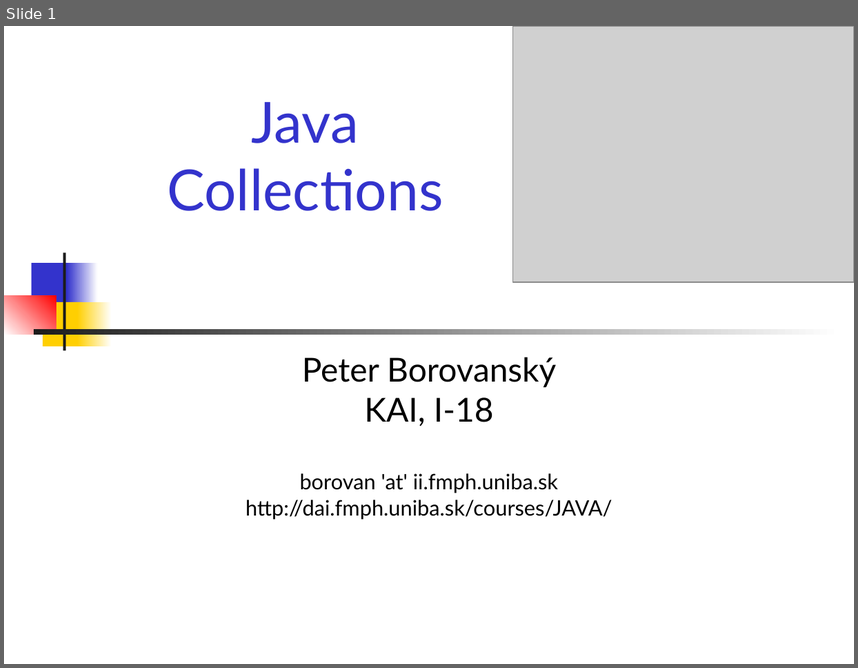
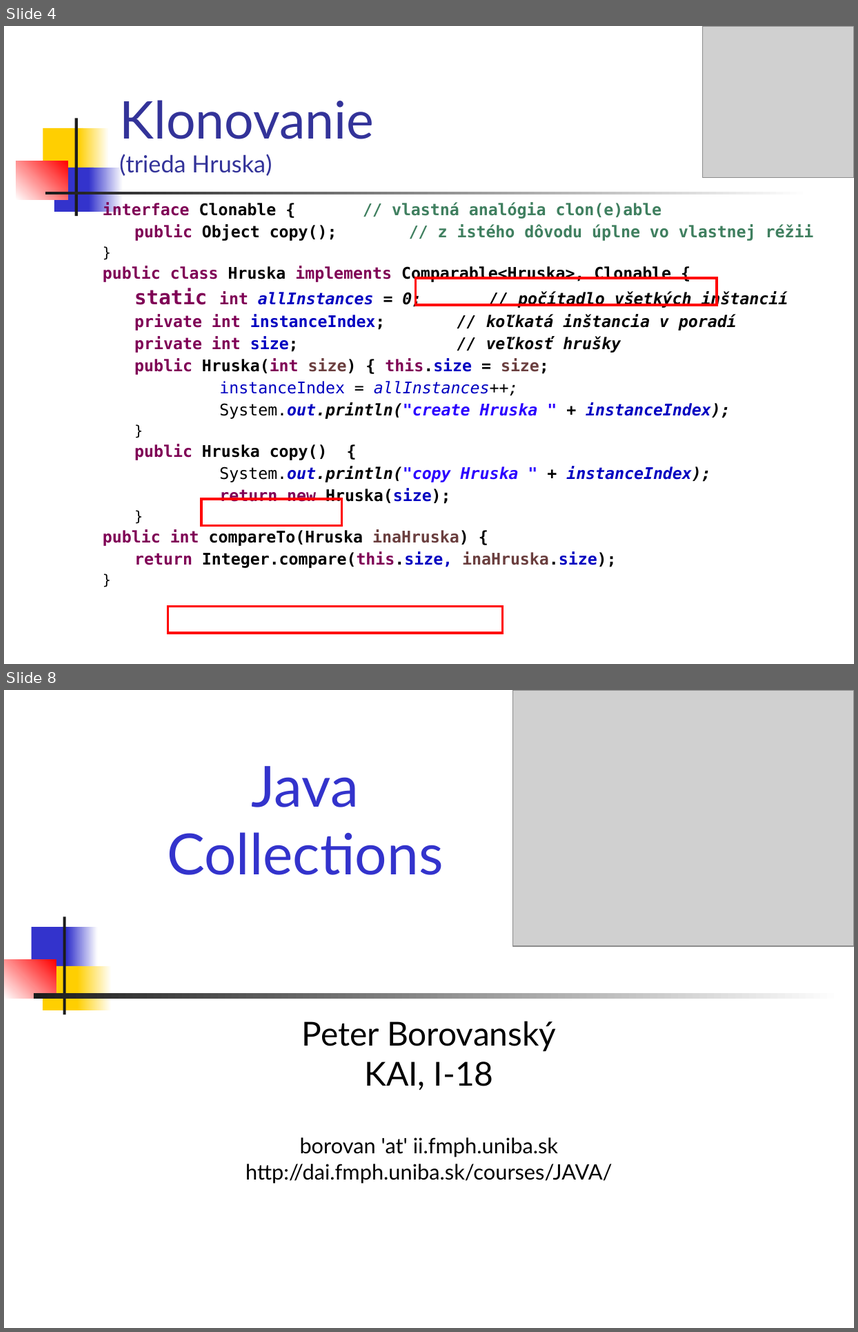
Before and after one commit to Programovanie4/Prednasky, a slide deck: 06/06_java.ppt. Shown one above the other, each under a label of ours: slide 1 before the commit, slides 4 and 8 after it; the slides between them are not shown. The pictures are 858x668 and 858x1332 pixels, drawn with LibreOffice and Linux fonts; fonts in the diff are those of the drawing; grey boxes stand for pictures. Boxes give left, top, right and bottom in pixels: in the first picture for what was removed or moved away, otherwise in the second. Text is boxed around its words. In the diff, an @@ line names an element or a change of style, - is before the commit and + after.

```diff
--- a/06/06_java.ppt
+++ b/06/06_java.ppt
@@ slide 4 added at box(4, 26, 854, 664), background #FFFFFF @@
@@ picture added at box(703, 26, 854, 177) @@
@@ title added at box(119, 100, 374, 176), 20 pt, text #333399 @@
+Klonovanie
+(trieda Hruska)
@@ rectangle added at box(43, 128, 84, 172), fill #FFCF01 @@
@@ rectangle added at box(74, 118, 77, 216), fill #1C1C1C @@
@@ rectangle added at box(79, 128, 110, 172), fill gradient #FFCF01 to #FFFFFF @@
@@ rectangle added at box(16, 161, 67, 199), fill gradient #FFFFFF to #FF0000 @@
@@ rectangle added at box(54, 167, 93, 212), fill #3333CC @@
@@ rectangle added at box(89, 167, 123, 212), fill gradient #3333CC to #FFFFFF @@
@@ rectangle added at box(45, 192, 810, 194), fill gradient #1C1C1C to #FFFFFF @@
@@ text added at box(103, 202, 814, 568), 13.6 pt, text #000000, bold @@
+interface Clonable { // vlastná analógia clon(e)able
+public Object copy(); // z istého dôvodu úplne vo vlastnej réžii
+}
+public class Hruska implements Comparable<Hruska>, Clonable {
+static int allInstances = 0; // počítadlo všetkých inštancií
+private int instanceIndex; // koľkatá inštancia v poradí
+private int size; // veľkosť hrušky
+public Hruska(int size) { this.size = size;
+instanceIndex = allInstances++;
+System.out.println("create Hruska " + instanceIndex);
+}
+public Hruska copy() {
+System.out.println("copy Hruska " + instanceIndex);
+return new Hruska(size);
+}
+public int compareTo(Hruska inaHruska) {
+return Integer.compare(this.size, inaHruska.size);
+}
@@ rectangle added at box(415, 278, 716, 305), outline #FF0000 2.01 pt @@
@@ rectangle added at box(201, 499, 341, 525), outline #FF0000 2.01 pt @@
@@ rectangle added at box(168, 606, 503, 632), outline #FF0000 2.01 pt @@
@@ what was slide 1 is now slide 8 @@
```
Also in this commit, not shown: 7 slides changed, 6 other slides added, 3 other files.
